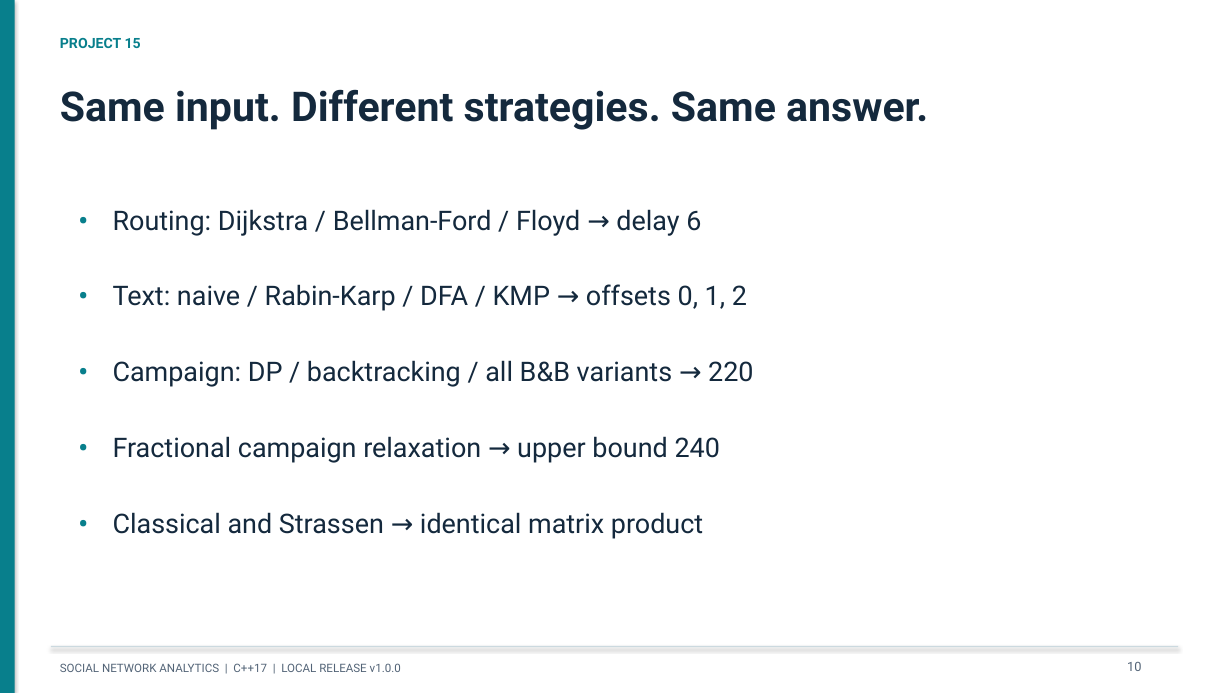
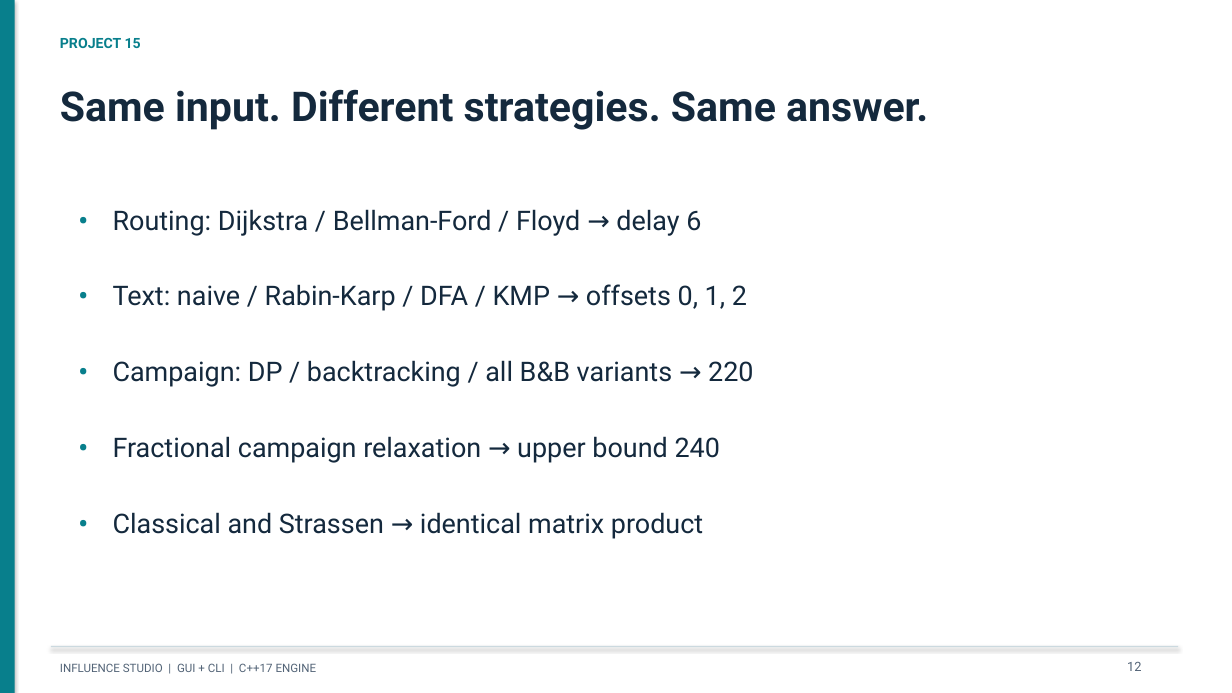
Before and after one commit to Aymuos22/nikita, a slide deck: slide 12 of docs/presentation/Project_15_Presentation.pptx (slide 10 before the commit). Drawn at 1232x693 pixels with LibreOffice and Linux fonts; fonts in the diff are those of the drawing. Boxes give left, top, right and bottom in pixels: in the first picture for what was removed or moved away, otherwise in the second. Text is boxed around its words. In the diff, an @@ line names an element or a change of style, - is before the commit and + after.

```diff
--- a/docs/presentation/Project_15_Presentation.pptx
+++ b/docs/presentation/Project_15_Presentation.pptx
@@ text at (60, 663, 317, 672): text changed @@
-SOCIAL NETWORK ANALYTICS | C++17 | LOCAL RELEASE v1.0.0
+INFLUENCE STUDIO | GUI + CLI | C++17 ENGINE
@@ text at (1127, 662, 1141, 671): text changed @@
-10
+12
```
Also in this commit, not shown: 12 other slides changed, 3 slides added, 1 slide removed, 21 other files.
